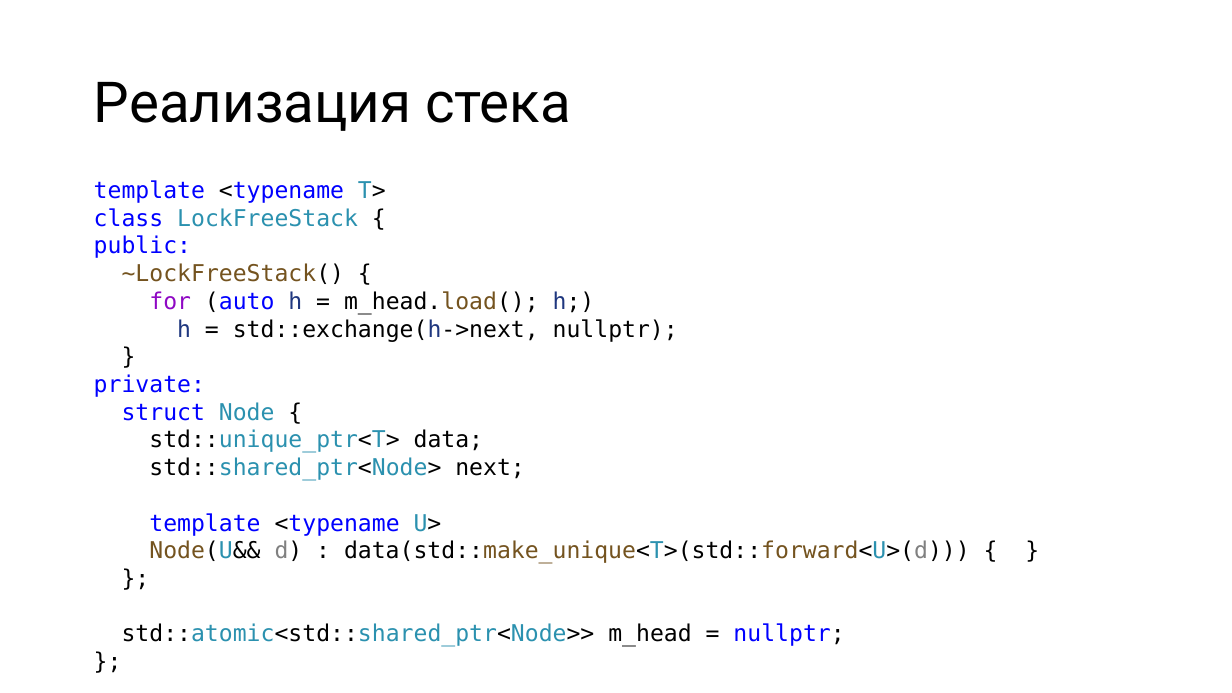
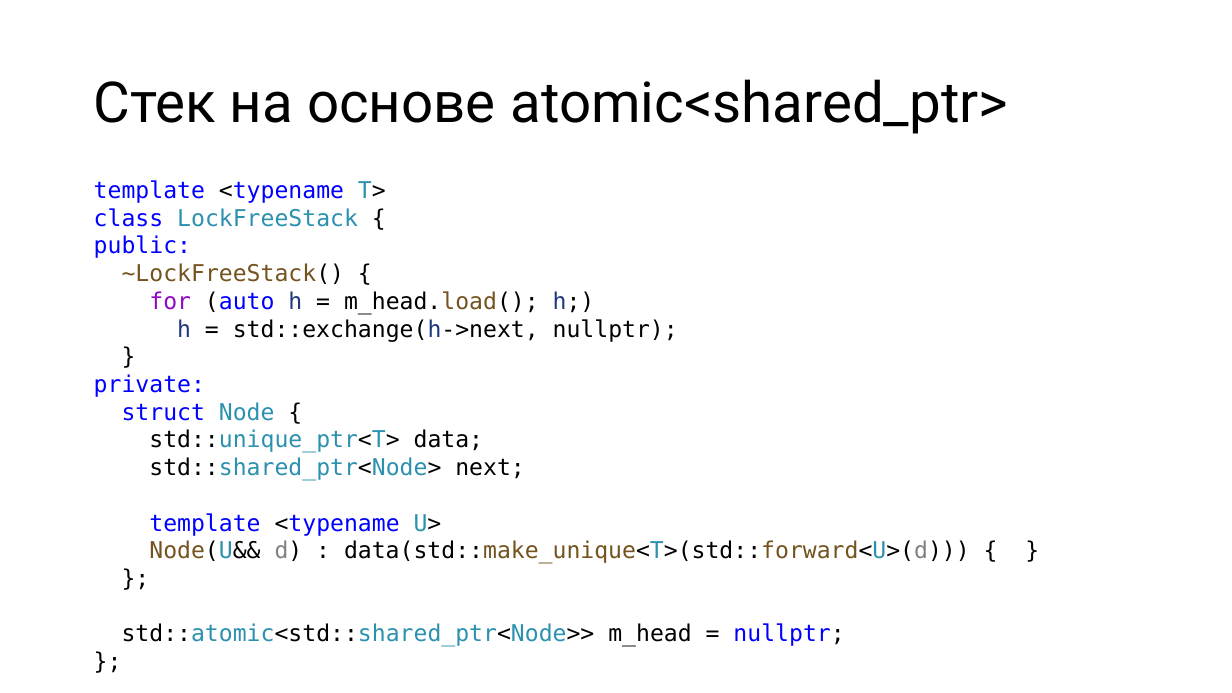
Before and after one commit to alexey-malov/pc, a slide deck: slide 54 of lectures/11/Lock-free алгоритмы и структуры данных.pptx. Drawn at 1232x693 pixels with LibreOffice and Linux fonts; fonts in the diff are those of the drawing. Boxes give left, top, right and bottom in pixels: in the first picture for what was removed or moved away, otherwise in the second. Text is boxed around its words. In the diff, an @@ line names an element or a change of style, - is before the commit and + after.

```diff
--- a/lectures/11/Lock-free алгоритмы и структуры данных.pptx
+++ b/lectures/11/Lock-free алгоритмы и структуры данных.pptx
@@ title at [94,79,1009,134]: text changed @@
-Реализация стека
+Стек на основе atomic<shared_ptr>
```
Also in this commit, not shown: 3 other slides changed, 13 slides added.
